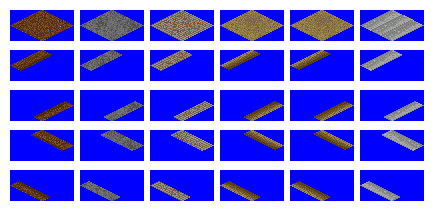
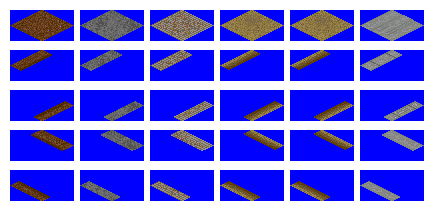
Before/after of a 440px x 220px layered artwork. What changed in the layer stack:
removed layer "Layer 2" over [365, 10, 422, 41]
painted on "Background" over [362, 10, 424, 201]
